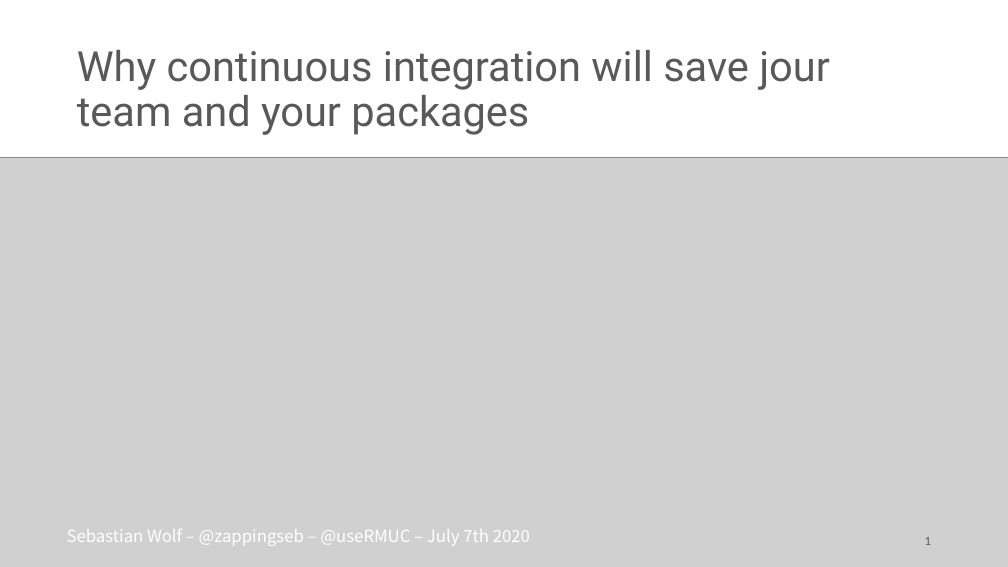
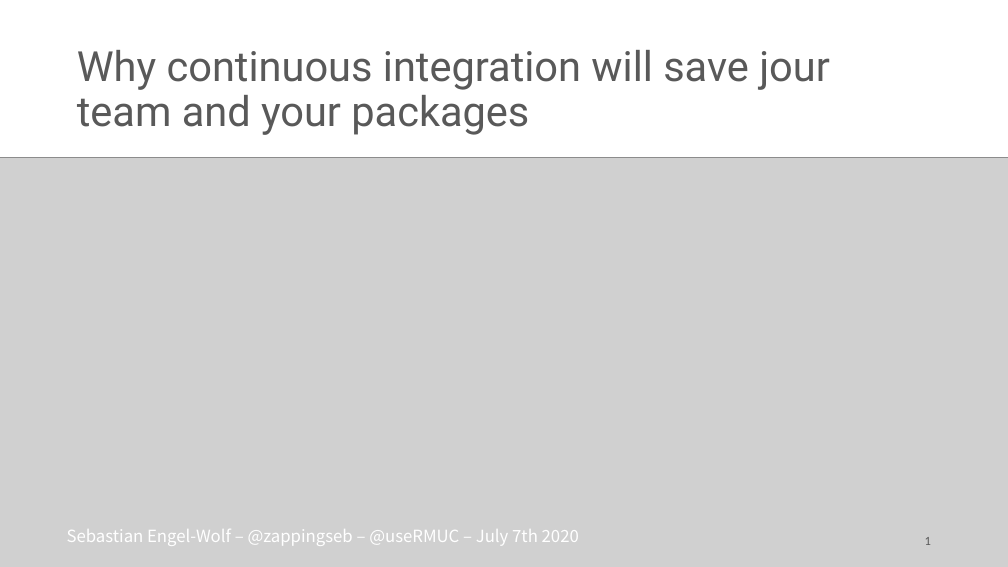
Before and after one commit to zappingseb/userRMUC2020, a slide deck: slide 1 of pptx/20200614_presentation.pptx. Drawn at 1008x567 pixels with LibreOffice and Linux fonts; fonts in the diff are those of the drawing; grey boxes stand for pictures. Boxes give left, top, right and bottom in pixels: in the first picture for what was removed or moved away, otherwise in the second. Text is boxed around its words. In the diff, an @@ line names an element or a change of style, - is before the commit and + after.

```diff
--- a/pptx/20200614_presentation.pptx
+++ b/pptx/20200614_presentation.pptx
@@ text at <box>67,529,579,546</box>: text changed @@
-Sebastian Wolf – @zappingseb – @useRMUC – July 7th 2020
+Sebastian Engel-Wolf – @zappingseb – @useRMUC – July 7th 2020
```
Also in this commit, not shown: 1 other slide changed, 2 slides added, 1 slide removed, 1 other file.
